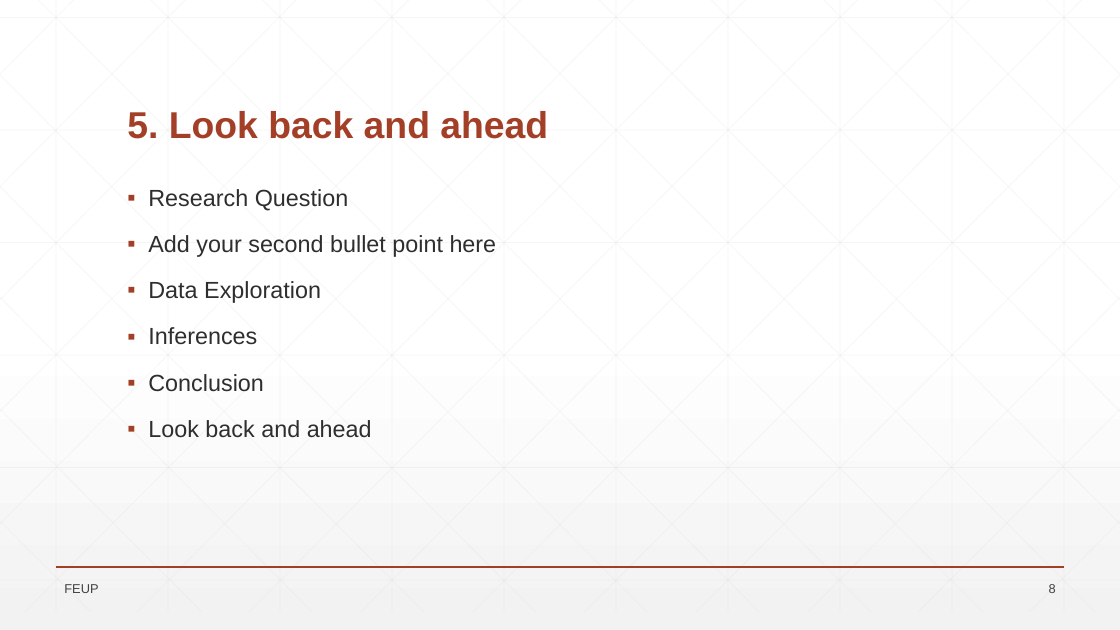
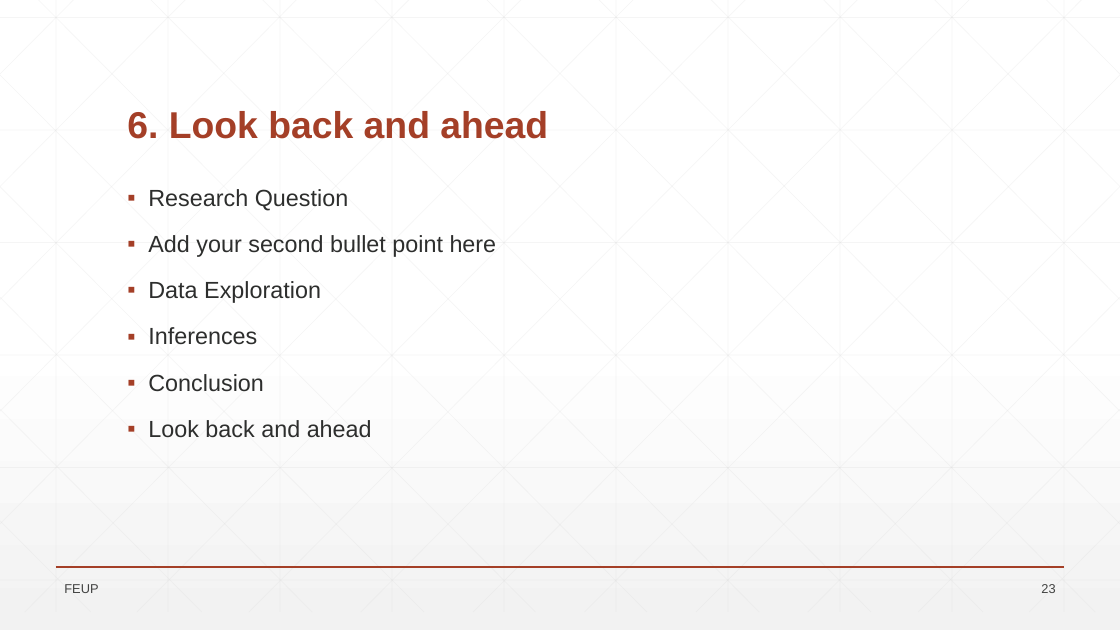
Before and after one commit to VascoBartolo/FCED_project, a slide deck: slide 23 of Trabalho_FSDE_stats_CT_VB/Wild_Fires_presentation.pptx (slide 8 before the commit). Drawn at 1120x630 pixels with LibreOffice and Linux fonts; fonts in the diff are those of the drawing; background and template pictures are left out. Boxes give left, top, right and bottom in pixels: in the first picture for what was removed or moved away, otherwise in the second. Text is boxed around its words. In the diff, an @@ line names an element or a change of style, - is before the commit and + after.

```diff
--- a/Trabalho_FSDE_stats_CT_VB/Wild_Fires_presentation.pptx
+++ b/Trabalho_FSDE_stats_CT_VB/Wild_Fires_presentation.pptx
@@ title at (127, 111, 548, 139): text changed @@
-5. Look back and ahead
+6. Look back and ahead
@@ page number at (1041, 584, 1055, 593): text changed @@
-8
+23
```
Also in this commit, not shown: 4 other slides changed, 17 slides added, 11 slides removed, 15 other files.
